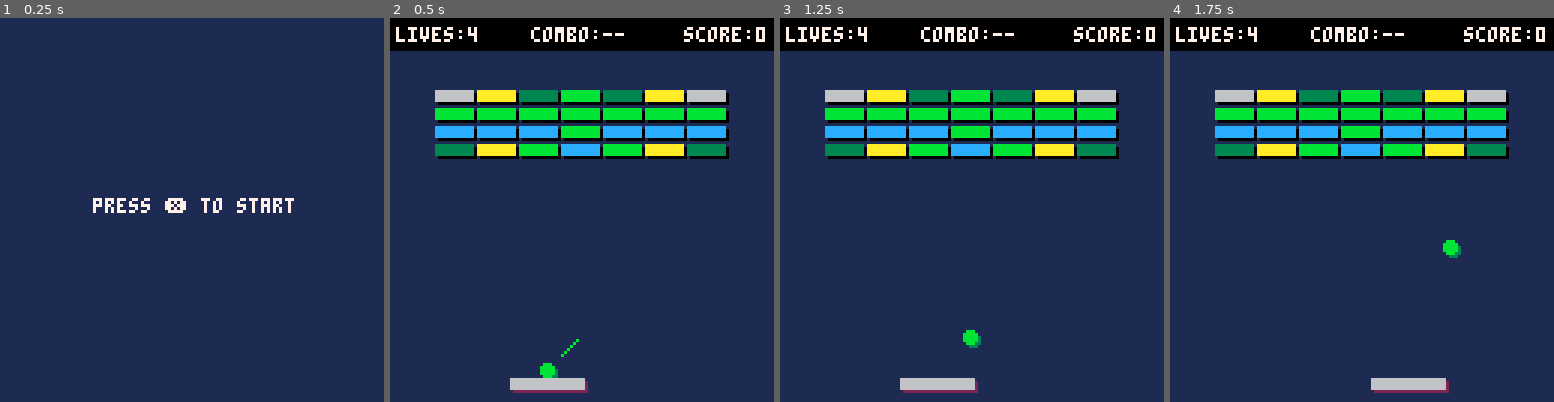
Above: before the commit, frames 1-4 (left to right).
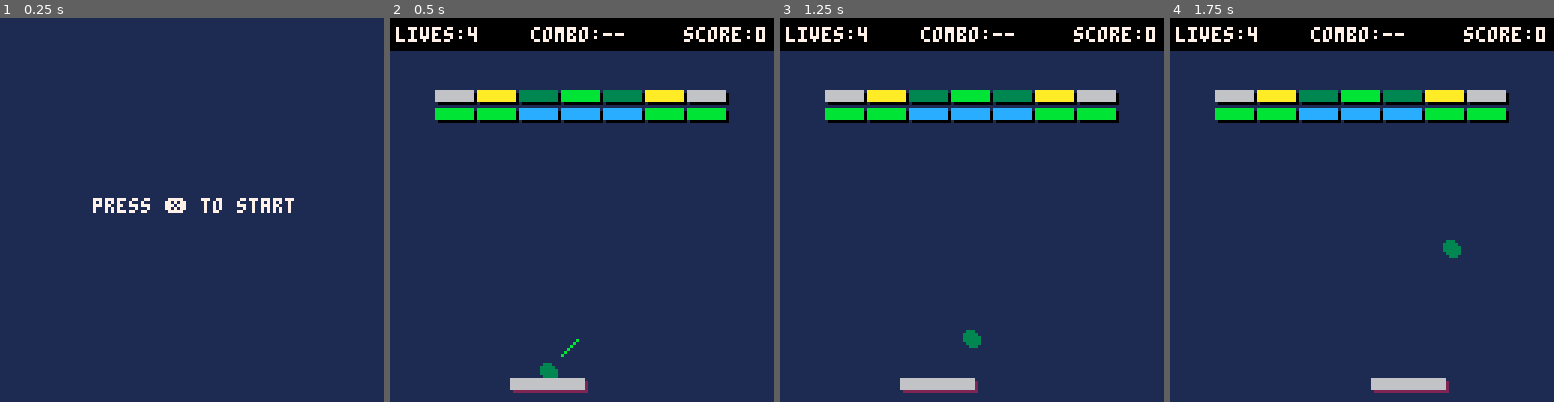
Above: after the commit, the same moments.

Repository: mattmuroya/pico-8
Game: PICO-8 cartridge carts/breakout/breakout.p8
Two runs of this game, one before a commit and one after it. Both use one fixed random seed, a clock stepped at 60 frames per second and the inputs below.
Inputs:
- Up to frame 1 (0.25 s): no input
- Up to frame 2 (0.5 s): tap X (X key) at 0.33 s
- Up to frame 3 (1.25 s): tap X (X key) at 1.07 s
- Up to frame 4 (1.75 s): hold Right from 1.6 s (still down)

Frame 1 is identical in both runs. In frame 2, 6.9% of the frame differs, in the area x 11-89%, y 23-94%; in frame 3, 6.9%; in frame 4, 6.9%.

Commit message:
Multiball!!!

Diff:
--- a/carts/breakout/breakout.p8
+++ b/carts/breakout/breakout.p8
@@ -20,9 +20,9 @@
         {
             "         ",
             " ixtbtxi ",
-            " bbbbbbb ",
-            " 111bsss ",
-            " txbmbxt "
+            " bb333bb ",
+            "         ",
+            "         "
         },
         -- level 2
         {
@@ -122,19 +122,19 @@
     if btn(0) and btn(1) then
         if prev_dir == "l" then
             paddle.dx = 3
-            if paddle.sticky then ball.dx = 1 end
+            if paddle.sticky then balls[1].dx = 1 end
         elseif prev_dir == "r" then
             paddle.dx = -3
-            if paddle.sticky then ball.dx = -1 end
+            if paddle.sticky then balls[1].dx = -1 end
         end
     elseif btn(0) then
         prev_dir = "l"
         paddle.dx = -3
-        if paddle.sticky then ball.dx = -1 end
+        if paddle.sticky then balls[1].dx = -1 end
     elseif btn(1) then
         prev_dir = "r"
         paddle.dx = 3
-        if paddle.sticky then ball.dx = 1 end
+        if paddle.sticky then balls[1].dx = 1 end
     end
 
     -- move paddle
@@ -156,10 +156,12 @@
     end
 
     if paddle.sticky then
-        ball.x = paddle.x + paddle.w / 2
+        balls[1].x = paddle.x + paddle.w / 2
     else
-        ball.x += ball.dx * (speed_up_duration > 0 and 1.5 or 1)
-        ball.y += ball.dy * (speed_up_duration > 0 and 1.5 or 1)
+        for ball in all(balls) do
+            ball.x += ball.dx * (speed_up_duration > 0 and 1.5 or 1)
+            ball.y += ball.dy * (speed_up_duration > 0 and 1.5 or 1)
+        end
     end
 
     -- loop pills
@@ -171,82 +173,98 @@
             elseif pill.type == "1" then
                 lives += 1
             elseif pill.type == "3" then
-                -- multiball
+                for i = 1, #balls do
+                    local b1, b2
+                    -- if balls[i].y < 0 then -- moving up
+                        lower_angle(balls[i])
+                        b1 = make_ball(balls[i].x, balls[i].y, balls[i].dx, balls[i].dy)
+                        raise_angle(b1)
+                        b2 = make_ball(b1.x, b1.y, b1.dx, b1.dy)
+                        raise_angle(b2)
+                    -- elseif balls[i] > 0 then -- moving down
+                        -- lower an
+                    -- end
+                    add(balls, b1)
+                    add(balls, b2)
+                end
             elseif pill.type == "m" then
                 megaball_duration = 300
             elseif pill.type == "r" then
                 reduce_duration = 300
                 expand_duration = 0
             elseif pill.type == "e" then
-                log('expand')
                 expand_duration = 300
                 reduce_duration = 0
             end
             del(pills, pill)
         end
         if pill.y + pill.r >= 127 then
-            log("missed powerup")
             del(pills, pill)
         end
     end
 
     -- detect miss
-    if ball.y + ball.r > 127 then
+    for ball in all(balls) do
+        if ball.y + ball.r > 127 then
+            sfx(2)
+            del(balls, ball)
+        end
+    end
+
+    -- if miss all
+    if #balls == 0 then
         lives -= 1
-        sfx(2)
-        if lives < 0 then
-            lives = 0
-            mode = "over"
-        else
-            reset_ball()
-        end
+        add(balls, make_ball(paddle.x + paddle.w / 2, paddle.y - 2 - 1, 1, -1))
+        paddle.sticky = true
+        multiplier = 0
     end
 
     -- collide ball with walls; reset position if out of bounds
-    if ball.x + ball.r > 127 then
-        ball.x = 127 - ball.r
-        ball.dx = -ball.dx
-        sfx(0)
-    elseif ball.x - ball.r < 0 then
-        ball.x = ball.r
-        ball.dx = -ball.dx
-        sfx(0)
-    elseif ball.y - ball.r <= 11 then
-        ball.y = ball.r + 11
-        ball.dy = -ball.dy
-        sfx(0)
-    end
-
-    -- collide ball with bricks
-    local first_hit = true
-    for i = 1, #bricks do
-        for j = 1, #bricks[i] do
-            local brick = bricks[i][j]
-
-            if brick.timer ~= nil then
-                if brick.timer <= 0 then
-                    react_to_hit(i, j)
-                    update_score()
-                    brick.timer = nil
-                else
-                    brick.timer -= 1
-                end
-            end
-
-            if collide(ball, brick) and first_hit and brick.type ~= " " then
-                if megaball_duration <= 0 or brick.type == "i" then
-                    if deflect_x(ball, brick) then
-                        ball.dx = -ball.dx
+    for ball in all(balls) do
+        if ball.x + ball.r > 127 then
+            ball.x = 127 - ball.r
+            ball.dx = -ball.dx
+            sfx(0)
+        elseif ball.x - ball.r < 0 then
+            ball.x = ball.r
+            ball.dx = -ball.dx
+            sfx(0)
+        elseif ball.y - ball.r <= 11 then
+            ball.y = ball.r + 11
+            ball.dy = -ball.dy
+            sfx(0)
+        end
+
+        -- collide ball with bricks
+        ball.first_hit = true
+        for i = 1, #bricks do
+            for j = 1, #bricks[i] do
+                local brick = bricks[i][j]
+                if brick.timer ~= nil then
+                    if brick.timer <= 0 then
+                        react_to_hit(i, j)
+                        update_score()
+                        brick.timer = nil
                     else
-                        ball.dy = -ball.dy
+                        brick.timer -= 1
                     end
                 end
-                first_hit = false
-                sfx(3)
-                react_to_hit(i, j)
-                if brick.type ~= "i" then
-                    update_multiplier()
-                    update_score()
+
+                if collide(ball, brick) and ball.first_hit and brick.type ~= " " then
+                    if megaball_duration <= 0 or brick.type == "i" then
+                        if deflect_x(ball, brick) then
+                            ball.dx = -ball.dx
+                        else
+                            ball.dy = -ball.dy
+                        end
+                    end
+                    ball.first_hit = false
+                    sfx(3)
+                    react_to_hit(i, j)
+                    if brick.type ~= "i" then
+                        update_multiplier()
+                        update_score()
+                    end
                 end
             end
         end
@@ -258,43 +276,43 @@
     end
 
     -- collide ball with paddle
-    if collide(ball, paddle) and not paddle.sticky then
-        if not prev_collided then
-            if prev_defl_x then
-                ball.dy = 0.54
-                ball.dx = -1.31 * current_dir("x")
-            elseif ball.dx * paddle.dx > 0 then
-                lower_angle(ball)
-            elseif ball.dx * paddle.dx < 0 then
-                raise_angle(ball)
+    for ball in all(balls) do
+        if collide(ball, paddle) and not paddle.sticky then
+            if not ball.prev_collided then
+                ball.dy = -ball.dy
+                if ball.prev_defl_x then
+                    ball.dy = -0.54
+                    ball.dx = -1.31 * x_dir(ball)
+                elseif ball.dx * paddle.dx > 0 then
+                    lower_angle(ball)
+                elseif ball.dx * paddle.dx < 0 then
+                    raise_angle(ball)
+                end
+                multiplier = 0
+                sfx(1)
             end
-            ball.dy = -ball.dy
-            multiplier = 0
-            sfx(1)
-        end
-        prev_collided = true
-    else
-        prev_collided = false
-    end
-
-    -- calculate collision trajectory for next frame
-    prev_defl_x = deflect_x(ball, paddle)
-end
-
-function reset_ball()
-    ball.x = paddle.x + paddle.w / 2
-    ball.y = paddle.y - (ball.r + 1)
-    ball.dx = 1
-    ball.dy = -1
-    paddle.sticky = true
-    multiplier = 0
-    speed_up_duration = 0
+            ball.prev_collided = true
+        else
+            ball.prev_collided = false
+        end
+        -- calculate collision trajectory for next frame
+        ball.prev_defl_x = deflect_x(ball, paddle)
+    end
+end
+
+function make_ball(x, y, dx, dy)
+
+    return {
+        r = 2,
+        dx = dx,
+        dy = dy,
+        x = x,
+        y = y,
+        first_hit = true,
+    }
 end
 
 function build(level)
-    prev_collided = false
-    prev_defl_x = false
-
     paddle = {}
     paddle.w = 24
     paddle.h = 3
@@ -303,17 +321,16 @@
     paddle.dx = 0
     paddle.sticky = true
 
-    ball = {}
-    ball.r = 2
-    ball.dx = 1
-    ball.dy = -1
+    balls = {}
+
+    add(balls, make_ball(paddle.x + paddle.w / 2, paddle.y - 2 - 1, 1, -1))
+
+    multiplier = 0
 
     speed_up_duration = 0
     expand_duration = 0
     reduce_duration = 0
     megaball_duration = 0
-
-    reset_ball()
 
     pills = {}
     bricks = {}
@@ -453,33 +470,37 @@
 end
 
 function raise_angle(ball)
-    local x_dir = current_dir("x")
-    if ball.dy == 0.54 then
-        ball.dy = 1
+    local x_dir = x_dir(ball)
+    local y_dir = y_dir(ball)
+    if -abs(ball.dy) == -0.54 then
+        ball.dy = 1 * y_dir
         ball.dx = 1 * x_dir
-    elseif ball.dy == 1 then
-        ball.dy = 1.31
+    elseif -abs(ball.dy) == -1 then
+        ball.dy = 1.31 * y_dir
         ball.dx = 0.54 * x_dir
-    elseif ball.dy == 1.31 then
-        -- reverse when moving against ball at high angle
+    elseif ball.dy == -1.31 then
         ball.dx = -ball.dx
     end
 end
 
 function lower_angle(ball)
-    local x_dir = current_dir("x")
-    if ball.dy == 1.31 then
-        ball.dy = 1
+    local x_dir = x_dir(ball)
+    local y_dir = y_dir(ball)
+    if -abs(ball.dy) == -1.31 then
+        ball.dy = 1 * y_dir
         ball.dx = 1 * x_dir
-    elseif ball.dy == 1 then
-        ball.dy = 0.54
+    elseif -abs(ball.dy) == -1 then
+        ball.dy = 0.54 * y_dir
         ball.dx = 1.31 * x_dir
     end
 end
 
-function current_dir(axis)
-    if axis == "x" then return ball.dx / abs(ball.dx) end
-    if axis == "y" then return ball.dy / abs(ball.dy) end
+function x_dir(ball)
+    return ball.dx / abs(ball.dx)
+end
+
+function y_dir(ball)
+    return ball.dy / abs(ball.dy)
 end
 
 -->8
@@ -541,15 +562,17 @@
         circfill(pill.x, pill.y, 2, 12)
     end
 
-    circfill(ball.x + 1, ball.y + 1, ball.r, 3)
-    circfill(ball.x, ball.y, ball.r, 11)
+    for ball in all(balls) do
+        circfill(ball.x + 1, ball.y + 1, ball.r, 3)
+        circfill(ball.x, ball.y, ball.r)
+    end
 
     if paddle.sticky then
         line(
-            ball.x + ball.dx * 5,
-            ball.y + ball.dy * 5,
-            ball.x + ball.dx * 10,
-            ball.y + ball.dy * 10,
+            balls[1].x + balls[1].dx * 5,
+            balls[1].y + balls[1].dy * 5,
+            balls[1].x + balls[1].dx * 10,
+            balls[1].y + balls[1].dy * 10,
             11
         )
     end
